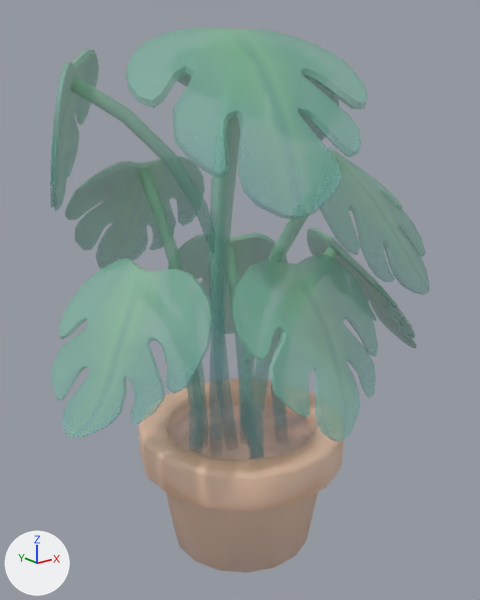
One commit to the FBX model Assets/Models/Tiny Treats plants/monstera_plant_large_potted.fbx: the scene before it, then after it.
Both versions are drawn from a camera (50 mm lens) standing at (-2.8, -3.48, 3.32) and looking at (0.01, 0.03, 1.92). The lights are fixed; the arrows at lower left show +X, +Y and +Z. Objects named as collision shapes, trigger or cutter boxes, shadow casters or lower levels of detail are left out. Where no turn or scale is listed for an object, it has been applied to the vertices.

The scene before the commit, as lines of its bpy script (objects in view):
```python
mat_tiny_treats_1 = bpy.data.materials.new('tiny_treats_1')
mat_tiny_treats_1.use_nodes = True; mat_tiny_treats_1.node_tree.nodes.clear()
_N = mat_tiny_treats_1.node_tree.nodes; _L = mat_tiny_treats_1.node_tree.links
n0 = _N.new('ShaderNodeBsdfPrincipled'); n0.name = 'Principled BSDF'
n1 = _N.new('ShaderNodeOutputMaterial'); n1.name = 'Material Output'
n2 = _N.new('ShaderNodeTexImage'); n2.name = 'Image Texture'
n2.image = img_tiny_treats_texture_1_png
n3 = _N.new('ShaderNodeTexImage'); n3.name = 'Image Texture.001'
n3.image = img_tiny_treats_texture_1_png
_L.new(n2.outputs[0], n0.inputs[0])  # 'Color' to 'Base Color'
_L.new(n3.outputs[0], n0.inputs[4])  # 'Color' to 'Alpha'
_L.new(n0.outputs[0], n1.inputs[0])  # 'BSDF' to 'Surface'
me_monstera_plant_large_potted = bpy.data.meshes.new('monstera_plant_large_potted')
me_monstera_plant_large_potted.from_pydata(...)  # 3042 vertices, 3147 faces; spans x -1.4..1.19, y -1.31..1.48, z 0.0..3.68
me_monstera_plant_large_potted.materials.append(mat_tiny_treats_1)
ob_monstera_plant_large_potted = bpy.data.objects.new('monstera_plant_large_potted', me_monstera_plant_large_potted)
ob_monstera_plant_large_potted.location = (0.0, 0.0, 0.0)
```
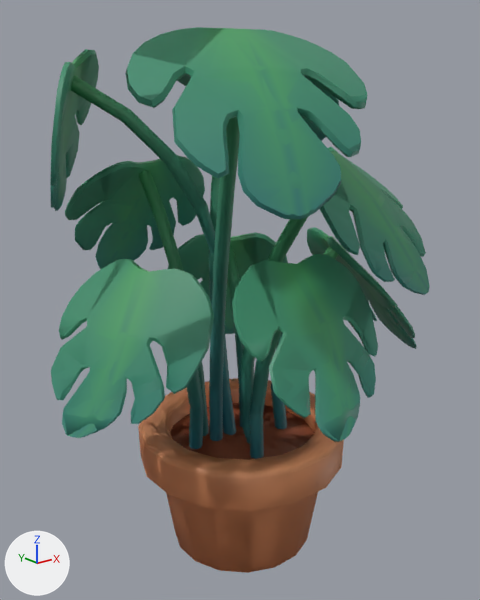
Patch to the scene script:
```diff
--- a/Assets/Models/Tiny Treats plants/monstera_plant_large_potted.fbx.py
+++ b/Assets/Models/Tiny Treats plants/monstera_plant_large_potted.fbx.py
@@ img_tiny_treats_texture_1_png @@
-img_tiny_treats_texture_1_png = load_image('tiny_treats_texture_1.png', 'tiny_treats_texture_1.png', 1024, 1024, 'Non-Color')
+img_tiny_treats_texture_1_png = load_image('tiny_treats_texture_1.png', 'tiny_treats_texture_1.png', 1024, 1024, 'sRGB')
@@ mat_tiny_treats_1 @@
 n0 = _N.new('ShaderNodeBsdfPrincipled'); n0.name = 'Principled BSDF'
 n2 = _N.new('ShaderNodeTexImage'); n2.name = 'Image Texture'
 n2.image = img_tiny_treats_texture_1_png
-n3 = _N.new('ShaderNodeTexImage'); n3.name = 'Image Texture.001'
-n3.image = img_tiny_treats_texture_1_png
 _L.new(n2.outputs[0], n0.inputs[0])  # 'Color' to 'Base Color'
-_L.new(n3.outputs[0], n0.inputs[4])  # 'Color' to 'Alpha'
 _L.new(n0.outputs[0], n1.inputs[0])  # 'BSDF' to 'Surface'
+_L.new(n2.outputs[1], n0.inputs[4])  # 'Alpha' to 'Alpha'
@@ me_monstera_plant_large_potted_001 @@
+me_monstera_plant_large_potted_001.from_pydata(...)  # 1860 vertices, 2208 faces; spans x -1.4..1.19, y -1.31..1.48, z 0.0..3.68
+me_monstera_plant_large_potted_001.materials.append(mat_tiny_treats_1)  # picture img_tiny_treats_texture_1_png
@@ ob_monstera_plant_large_potted_lod1 @@
+ob_monstera_plant_large_potted_lod1 = bpy.data.objects.new('monstera_plant_large_potted_LOD1', me_monstera_plant_large_potted_001)
+ob_monstera_plant_large_potted_lod1.location = (0.0, 0.0, 0.0)
```

Location of each change, [x1, y1, x2, y2] in pixels of the pictures (480 x 600 px):
'monstera_plant_large_potted', surface changed: [50, 27, 430, 573] in both
'monstera_plant_large_potted_LOD1', added (green): after [50, 27, 430, 573]
